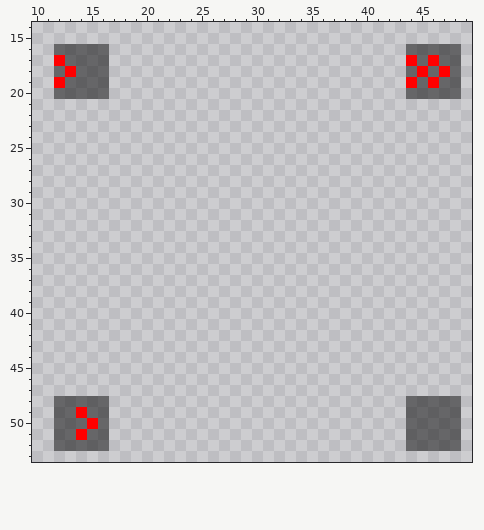
Pixel-art sprite: Resources/Textures/Objects/Specific/Research/anomalyscanner.rsi/growing.png. Above: the version before the commit.
The file is 64x64 pixels. Shown: x 10..49, y 14..53.
The same view after the edit:
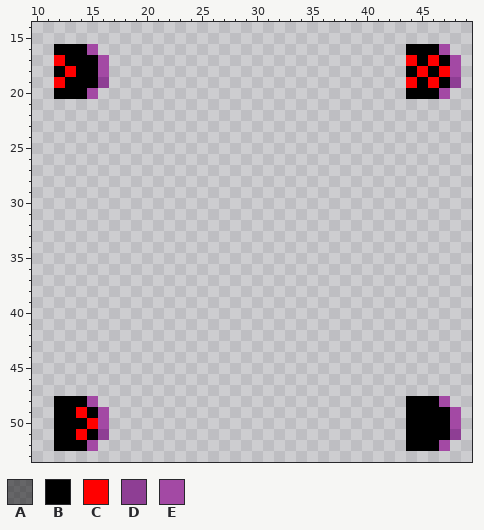
Palette (. is transparent): A #00000080  B #000000  C #ff0000  D #8e3e94  E #a349a4
What changed:
Changed rows in their new state; - is an unchanged pixel.
first column x 12:
16 BBBE.---------------------------BBBE.
17 -BBBE----------------------------B-BE
18 B-BBE---------------------------B-B-E
19 -BBBD----------------------------B-BD
20 BBBE.---------------------------BBBE.
first column x 12:
48 BBBE.---------------------------BBBE.
49 BB-BE---------------------------BBBBE
50 BBB-E---------------------------BBBBE
51 BB-BD---------------------------BBBBD
52 BBBE.---------------------------BBBE.
Where, in picture pixels (left, top, right, bottom), the same in both pictures:
changed: (54, 44, 109, 99)
changed: (406, 44, 461, 99)
changed: (54, 396, 109, 451)
changed: (406, 396, 461, 451)
